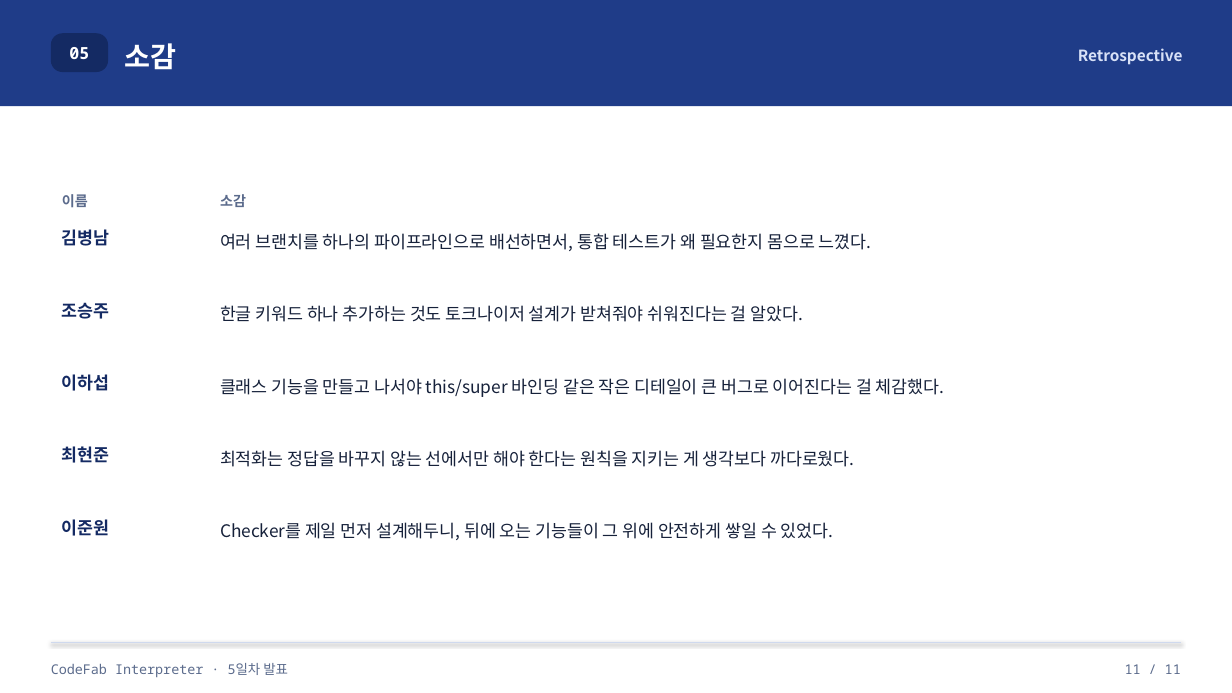
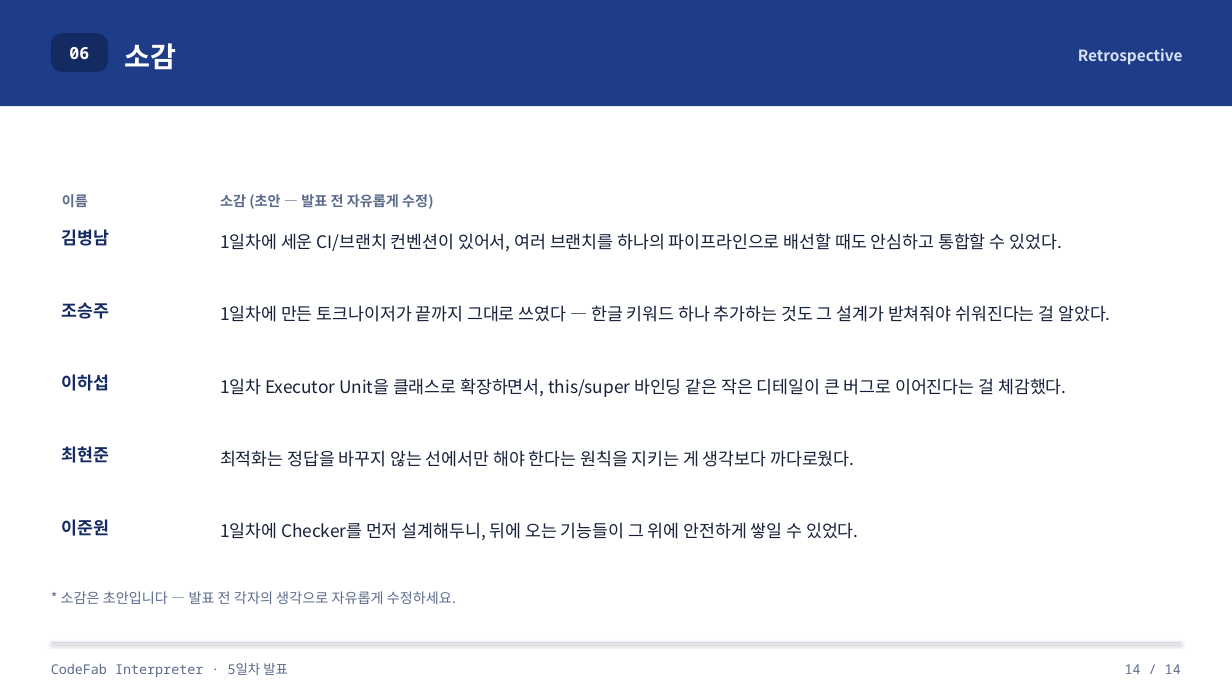
Before and after one commit to kimbyungnam/CodeFab-4, a slide deck: slide 14 of docs/CodeFab_발표자료_초안.pptx (slide 13 before the commit). Drawn at 1232x693 pixels with LibreOffice and Linux fonts; fonts in the diff are those of the drawing. Boxes give left, top, right and bottom in pixels: in the first picture for what was removed or moved away, otherwise in the second. Text is boxed around its words. In the diff, an @@ line names an element or a change of style, - is before the commit and + after.

Commit message:
docs: presentation 파일 수정. 아직 초안.

```diff
--- a/docs/CodeFab_발표자료_초안.pptx
+++ b/docs/CodeFab_발표자료_초안.pptx
@@ text in rounded rectangle at (x1=69, y1=47, x2=89, y2=59): text changed @@
-05
+06
@@ table at (x1=51, y1=143, x2=1181, y2=578) @@
-row 1, column 2: 소감
+row 1, column 2: 소감 (초안 — 발표 전 자유롭게 수정)
-row 2, column 2: 여러 브랜치를 하나의 파이프라인으로 배선하면서, 통합 테스트가 왜 필요한지 몸으로 느꼈다.
+row 2, column 2: 1일차에 세운 CI/브랜치 컨벤션이 있어서, 여러 브랜치를 하나의 파이프라인으로 배선할 때도 안심하고 통합할 수 있었다.
-row 3, column 2: 한글 키워드 하나 추가하는 것도 토크나이저 설계가 받쳐줘야 쉬워진다는 걸 알았다.
+row 3, column 2: 1일차에 만든 토크나이저가 끝까지 그대로 쓰였다 — 한글 키워드 하나 추가하는 것도 그 설계가 받쳐줘야 쉬워진다는 걸 알았다.
-row 4, column 2: 클래스 기능을 만들고 나서야 this/super 바인딩 같은 작은 디테일이 큰 버그로 이어진다는 걸 체감했다.
+row 4, column 2: 1일차 Executor Unit을 클래스로 확장하면서, this/super 바인딩 같은 작은 디테일이 큰 버그로 이어진다는 걸 체감했다.
-row 6, column 2: Checker를 제일 먼저 설계해두니, 뒤에 오는 기능들이 그 위에 안전하게 쌓일 수 있었다.
+row 6, column 2: 1일차에 Checker를 먼저 설계해두니, 뒤에 오는 기능들이 그 위에 안전하게 쌓일 수 있었다.
@@ text added at (x1=61, y1=591, x2=456, y2=604), 11 pt, text #5B6B8C @@
+* 소감은 초안입니다 — 발표 전 각자의 생각으로 자유롭게 수정하세요.
@@ text at (x1=1125, y1=664, x2=1181, y2=674): text changed @@
-11 / 11
+14 / 14
```
Also in this commit, not shown: 12 other slides changed, 1 slide added.
